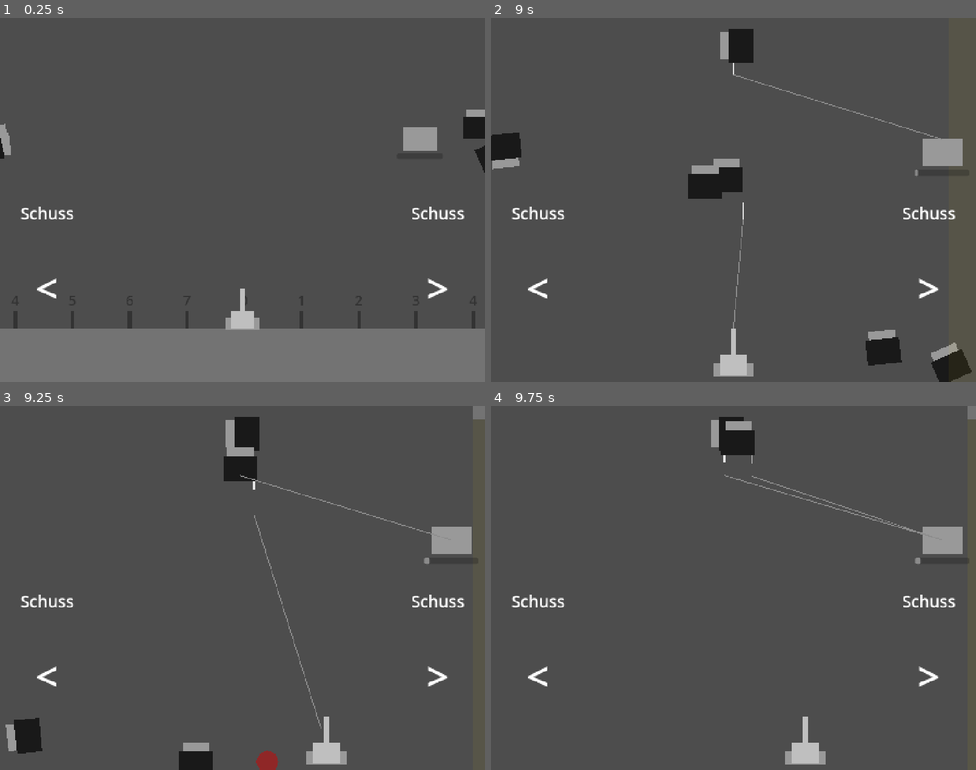
Above: before the commit, frames 1-4 (two rows, left to right).
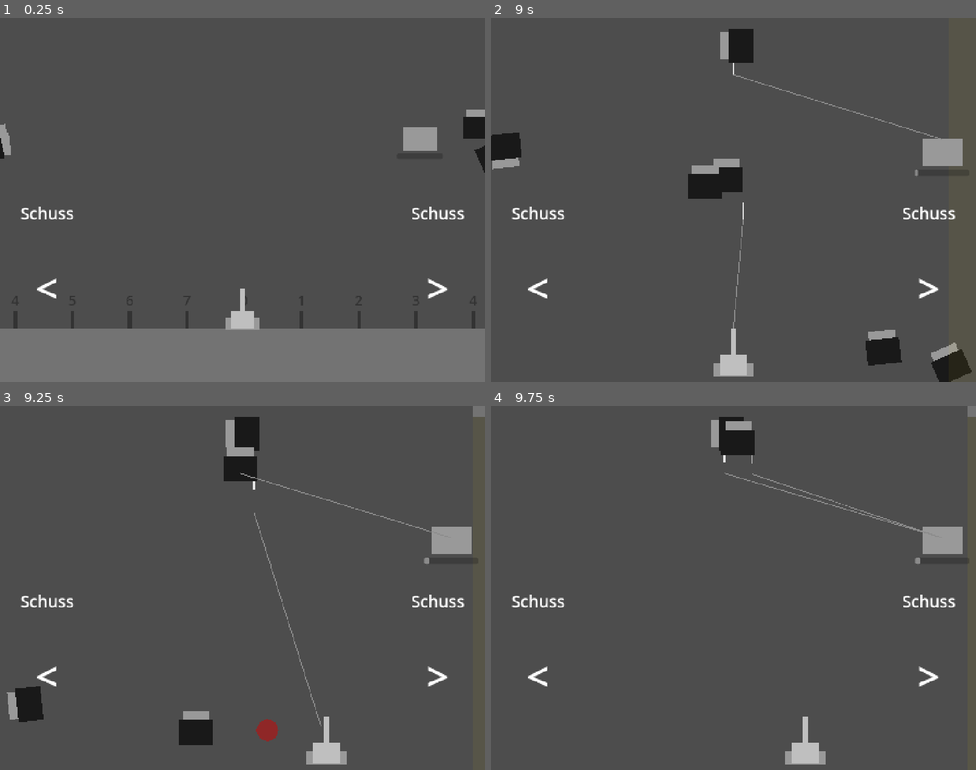
Above: after the commit, the same moments.

Repository: Philipp-Mallmann/fliegen-sind-aliens
Game: Godot game, scene res://szenen/spiel.tscn
The game is run twice, just before and just after one commit, with the same random seed, the same clock (stepped at 60 frames per second) and the same inputs.
Inputs:
- Up to frame 1 (0.25 s): no input
- Up to frame 2 (9 s): hold D (rechts) 0.53-1.28 s; tap Space (schiessen) every 0.75 s from 0.6 to 8.85 s; hold A (links) 1.28-2.03 s; hold D (rechts) 2.03-3.53 s; hold A (links) 3.53-5.78 s; hold D (rechts) 5.78-8.03 s; hold A (links) from 8.03 s (still down)
- Up to frame 3 (9.25 s): keep holding A (links)
- Up to frame 4 (9.75 s): release A (links) at 9.53 s; hold D (rechts) from 9.53 s (still down); tap Space (schiessen) at 9.6 s

Frames 1-2 are identical in both runs. In frame 3, 3.0% of the frame differs, in the area x 1-100%, y 3-100%; in frame 4, 0.4%.

Commit message:
Spass-Test 4: schnelle Fliege gibt 5 statt 6
Co-Authored-By: Claude Opus 5.5 <noreply@anthropic.com>

Diff:
--- a/skripte/erzeuger.gd
+++ b/skripte/erzeuger.gd
@@ -15,7 +15,7 @@
 @export var anteil_schnell: float = 0.5
 # Wie viel Flugkraft eine normale und eine schnelle Fliege geben.
 @export var flugkraft_normal: int = 2
-@export var flugkraft_schnell: int = 6
+@export var flugkraft_schnell: int = 5
 # Wie viel schneller eine schnelle Fliege ist als eine normale. 4 heisst: viermal so schnell.
 @export var faktor_schnell: float = 4.0
 # Wie viele Umdrehungen pro Sekunde eine normale Fliege um sich selbst macht.
Not shown, changed: ERKLAERUNG.md
